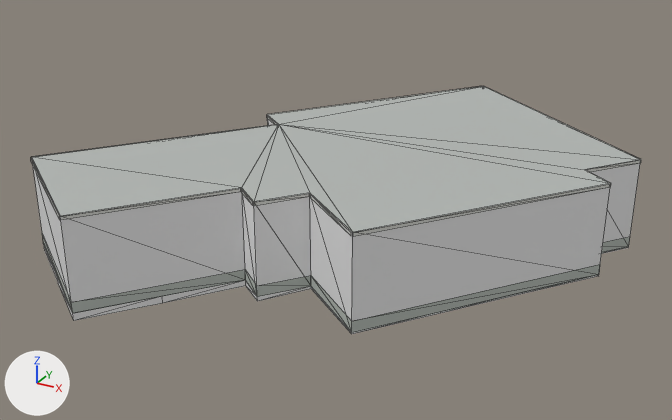
An edit to the glTF model public/models/buildings/osm-way-49773514.glb, drawn before and after from the same camera.
Rendered twice from a 50 mm camera at (13.14, -23.88, 13.21) aimed at (-0.43, 0.79, 0.87). The lights are fixed; the arrows at lower left show +X, +Y and +Z. The picture after the commit comes second. Mesh edges are drawn as thin lines. Where no turn or scale is listed for an object, it has been applied to the vertices. Vertices at exactly the same position are counted once.

Objects in the first picture: 'building foundation 49773514', 'reality 49773514 near reality aged pale plaster', 'reality 49773514 near reality concrete plinth', 'reality 49773514 near reality flat weathered roof', 'reality 49773514 near reality pale aluminum sill'.
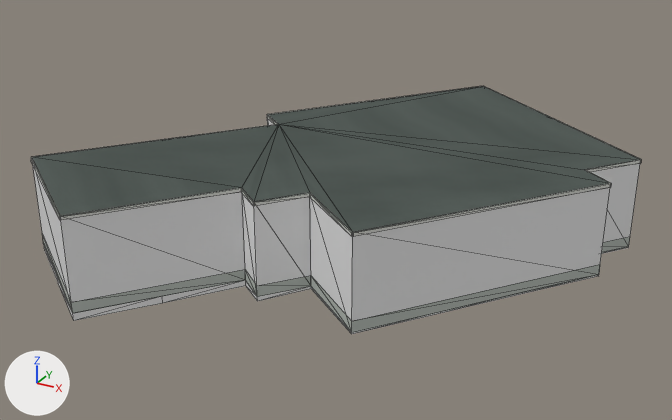
Boxes (x1, y1, x2, y2) around the edits, measured in the pictures (672 x 420 px):
'reality 49773514 near reality flat weathered roof', surface changed (darker): (32, 86, 640, 232) in both
part 1 of me_reality_49773514_near_reality_pale_aluminum_sill, built on: before (33, 86, 641, 236); after (31, 86, 641, 236)

Patch to the scene script:
```diff
--- a/public/models/buildings/osm-way-49773514.glb.py
+++ b/public/models/buildings/osm-way-49773514.glb.py
@@ img_roof_color @@
+img_roof_color = load_image('roof-color', 'textures/1de3d7bb6546b7423004abcc0fb627c4d0c6ad03316b21d76a93f9bf4f470ca6.png', 256, 256, 'sRGB')
@@ mat_reality_flat_weathered_roof @@
 mat_reality_flat_weathered_roof = principled_material('reality flat weathered roof')
-mat_reality_flat_weathered_roof.base_color = (0.451, 0.475, 0.455)  # grey #b3b7b4
+mat_reality_flat_weathered_roof.texture = img_roof_color
 mat_reality_flat_weathered_roof.roughness = 0.83
@@ me_reality_49773514_near_reality_pale_aluminum_sill @@
 # used by ob_reality_49773514_near_reality_pale_aluminum_sill; location = (0.0, 0.0, 0.0)
-me_reality_49773514_near_reality_pale_aluminum_sill.from_pydata(...)  # 48 vertices, 24 faces; spans x -8.5..8.4, y -7.4..9.9, z 2.9..3.0
+me_reality_49773514_near_reality_pale_aluminum_sill.from_pydata(...)  # 60 vertices, 48 faces; spans x -8.5..8.4, y -7.4..9.9, z 2.9..3.0
+# me_reality_49773514_near_reality_pale_aluminum_sill part 1
+# 17 faces are deleted
+# 12 vertices are added at x -8.4..8.3, y -7.4..9.9, z 3.0
+# 41 new faces join them
 me_reality_49773514_near_reality_pale_aluminum_sill.materials.append(mat_reality_pale_aluminum_sill)
```
